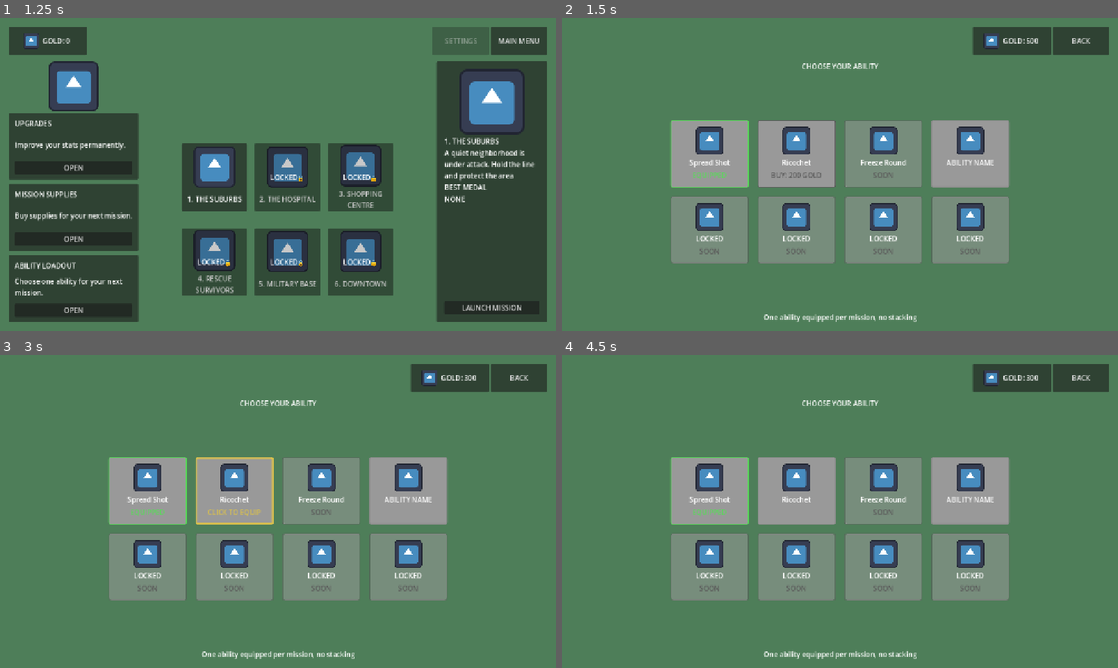
Above: before the commit, frames 1-4 (two rows, left to right).
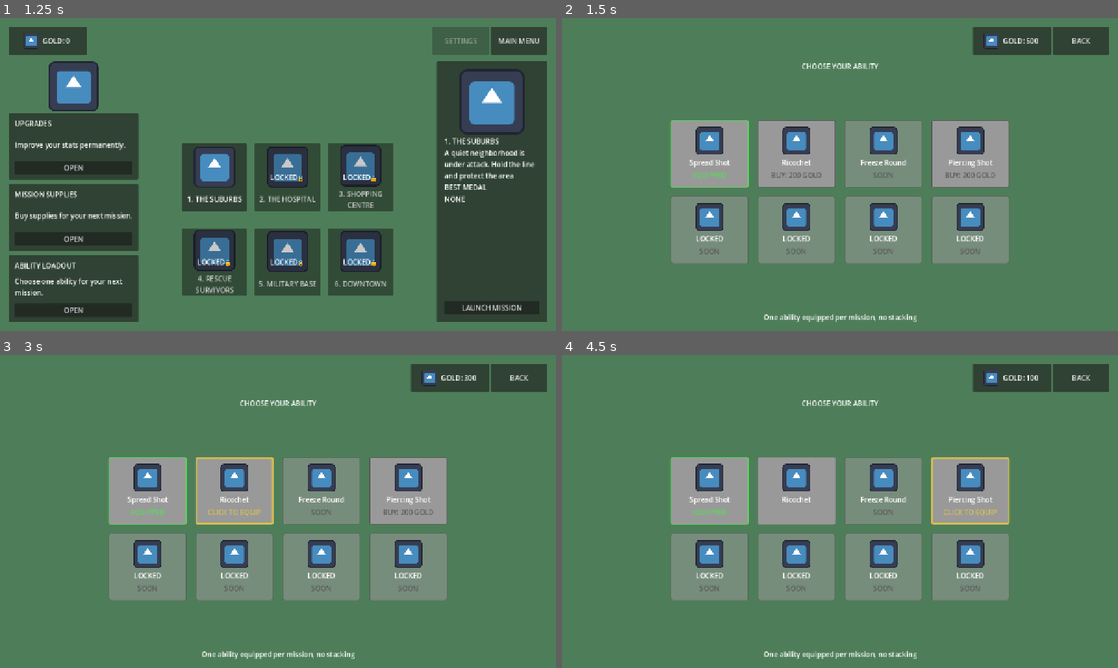
Above: after the commit, the same moments.

Repository: romartdanganan/dead-keys
Game: Godot game, scene res://scenes/ui/main_menu.tscn
Two runs of this game, one before a commit and one after it. Both use one fixed random seed, a clock stepped at 60 frames per second and the inputs below. The engine's default icon, where the game draws it, is replaced by a stand-in: a white triangle on a blue panel in a dark square.
Inputs (mouse positions are in pixels of both pictures, inside the frame that each line leads up to):
- Up to frame 1 (1.25 s): click "START" at 0.5 s
- Up to frame 2 (1.5 s): click "OPEN" at 1.25 s
- Up to frame 3 (3 s): click (150, 489) at 2 s; click (233, 489) at 2.75 s
- Up to frame 4 (4.5 s): click (884, 489) at 3.5 s; click (967, 489) at 4.25 s

Frame 1 is identical in both runs. In frame 2, 0.3% of the frame differs, in the area x 66-81%, y 32-55%; in frame 3, 0.3%; in frame 4, 0.5%, in the area x 66-85%, y 6-55%.

Commit message:
Fix ability select id and HUD fire blocking, add manual test (#38)

Diff:
--- a/scenes/missions/gameplay_prototype.tscn
+++ b/scenes/missions/gameplay_prototype.tscn
@@ -72,6 +72,7 @@
 mouse_filter = 2
 
 [node name="MissionPanel" type="PanelContainer" parent="HUD/HUDRoot" unique_id=1355168936]
+mouse_filter = 2
 custom_minimum_size = Vector2(280, 80)
 layout_mode = 1
 offset_left = 20.0
@@ -81,6 +82,7 @@
 size_flags_horizontal = 3
 
 [node name="MissionMargin" type="MarginContainer" parent="HUD/HUDRoot/MissionPanel" unique_id=1708111029]
+mouse_filter = 2
 layout_mode = 2
 theme_override_constants/margin_left = 16
 theme_override_constants/margin_top = 12
@@ -88,6 +90,7 @@
 theme_override_constants/margin_bottom = 12
 
 [node name="MissionNameLabel" type="Label" parent="HUD/HUDRoot/MissionPanel/MissionMargin" unique_id=362884432]
+mouse_filter = 2
 custom_minimum_size = Vector2(0, 40)
 layout_mode = 2
 text = "MISSION: THE SUBURBS"
@@ -95,18 +98,21 @@
 autowrap_mode = 3
 
 [node name="WallPanelAnchor" type="CenterContainer" parent="HUD/HUDRoot" unique_id=1338710707]
+mouse_filter = 2
 layout_mode = 1
 offset_top = 15.0
 offset_right = 1280.0
 offset_bottom = 95.0
 
 [node name="WallPanel" type="PanelContainer" parent="HUD/HUDRoot/WallPanelAnchor" unique_id=1806072418]
+mouse_filter = 2
 custom_minimum_size = Vector2(500, 90)
 layout_mode = 2
 size_flags_horizontal = 3
 size_flags_stretch_ratio = 1.4
 
 [node name="WallMargin" type="MarginContainer" parent="HUD/HUDRoot/WallPanelAnchor/WallPanel" unique_id=1278028382]
+mouse_filter = 2
 layout_mode = 2
 theme_override_constants/margin_left = 16
 theme_override_constants/margin_top = 10
@@ -114,23 +120,27 @@
 theme_override_constants/margin_bottom = 10
 
 [node name="WallContent" type="VBoxContainer" parent="HUD/HUDRoot/WallPanelAnchor/WallPanel/WallMargin" unique_id=484794018]
+mouse_filter = 2
 layout_mode = 2
 theme_override_constants/separation = 6
 alignment = 1
 
 [node name="WallHealthLabel" type="Label" parent="HUD/HUDRoot/WallPanelAnchor/WallPanel/WallMargin/WallContent" unique_id=215311511]
+mouse_filter = 2
 layout_mode = 2
 text = "WALL HEALTH: 100 / 100"
 horizontal_alignment = 1
 vertical_alignment = 1
 
 [node name="WallHealthBar" type="ProgressBar" parent="HUD/HUDRoot/WallPanelAnchor/WallPanel/WallMargin/WallContent" unique_id=550378873]
+mouse_filter = 2
 custom_minimum_size = Vector2(0, 28)
 layout_mode = 2
 size_flags_vertical = 1
 show_percentage = false
 
 [node name="LivesPanel" type="PanelContainer" parent="HUD/HUDRoot" unique_id=652850530]
+mouse_filter = 2
 custom_minimum_size = Vector2(260, 80)
 layout_mode = 1
 anchors_preset = 1
@@ -145,12 +155,15 @@
 size_flags_stretch_ratio = 0.9
 
 [node name="LivesMargin" type="MarginContainer" parent="HUD/HUDRoot/LivesPanel" unique_id=524424734]
+mouse_filter = 2
 layout_mode = 2
 
 [node name="LivesContent" type="VBoxContainer" parent="HUD/HUDRoot/LivesPanel/LivesMargin" unique_id=1982631515]
+mouse_filter = 2
 layout_mode = 2
 
 [node name="LivesLabel" type="Label" parent="HUD/HUDRoot/LivesPanel/LivesMargin/LivesContent" unique_id=1450119511]
+mouse_filter = 2
 layout_mode = 2
 text = "LIVES: 1"
 horizontal_alignment = 1
@@ -162,6 +175,7 @@
 alignment = 1
 
 [node name="LifeIcon1" type="TextureRect" parent="HUD/HUDRoot/LivesPanel/LivesMargin/LivesContent/LivesIcons" unique_id=1973587694]
+mouse_filter = 2
 custom_minimum_size = Vector2(48, 48)
 layout_mode = 2
 texture = ExtResource("1_hw44m")
@@ -169,6 +183,7 @@
 stretch_mode = 5
 
 [node name="LifeIcon2" type="TextureRect" parent="HUD/HUDRoot/LivesPanel/LivesMargin/LivesContent/LivesIcons" unique_id=1730912616]
+mouse_filter = 2
 modulate = Color(1, 1, 1, 0.27451)
 custom_minimum_size = Vector2(48, 48)
 layout_mode = 2
@@ -177,6 +192,7 @@
 stretch_mode = 5
 
 [node name="LifeIcon3" type="TextureRect" parent="HUD/HUDRoot/LivesPanel/LivesMargin/LivesContent/LivesIcons" unique_id=755160449]
+mouse_filter = 2
 modulate = Color(1, 1, 1, 0.27451)
 custom_minimum_size = Vector2(48, 48)
 layout_mode = 2
@@ -185,6 +201,7 @@
 stretch_mode = 5
 
 [node name="TypingPanel" type="VBoxContainer" parent="HUD/HUDRoot" unique_id=1745238665]
+mouse_filter = 2
 layout_mode = 1
 anchors_preset = 7
 anchor_left = 0.5
@@ -201,10 +218,12 @@
 alignment = 2
 
 [node name="MistakePanel" type="PanelContainer" parent="HUD/HUDRoot/TypingPanel" unique_id=574466646]
+mouse_filter = 2
 custom_minimum_size = Vector2(300, 42)
 layout_mode = 2
 
 [node name="MistakeMargin" type="MarginContainer" parent="HUD/HUDRoot/TypingPanel/MistakePanel" unique_id=1370334121]
+mouse_filter = 2
 layout_mode = 2
 theme_override_constants/margin_left = 12
 theme_override_constants/margin_top = 6
@@ -212,12 +231,14 @@
 theme_override_constants/margin_bottom = 6
 
 [node name="MistakesLabel" type="Label" parent="HUD/HUDRoot/TypingPanel/MistakePanel/MistakeMargin" unique_id=267336724]
+mouse_filter = 2
 layout_mode = 2
 text = "MISTAKES: 0 / 3"
 horizontal_alignment = 1
 vertical_alignment = 1
 
 [node name="AmmoPanel" type="PanelContainer" parent="HUD/HUDRoot" unique_id=110014454]
+mouse_filter = 2
 layout_mode = 1
 anchors_preset = 2
 anchor_top = 1.0
@@ -229,6 +250,7 @@
 grow_vertical = 0
 
 [node name="AmmoMargin" type="MarginContainer" parent="HUD/HUDRoot/AmmoPanel" unique_id=403543352]
+mouse_filter = 2
 layout_mode = 2
 theme_override_constants/margin_left = 16
 theme_override_constants/margin_top = 12
@@ -236,6 +258,7 @@
 theme_override_constants/margin_bottom = 12
 
 [node name="AmmoContent" type="HBoxContainer" parent="HUD/HUDRoot/AmmoPanel/AmmoMargin" unique_id=1510570189]
+mouse_filter = 2
 layout_mode = 2
 theme_override_constants/separation = 14
 
@@ -248,21 +271,25 @@
 stretch_mode = 5
 
 [node name="AmmoInformation" type="VBoxContainer" parent="HUD/HUDRoot/AmmoPanel/AmmoMargin/AmmoContent" unique_id=1088190230]
+mouse_filter = 2
 layout_mode = 2
 size_flags_horizontal = 3
 alignment = 1
 
 [node name="AmmoLabel" type="Label" parent="HUD/HUDRoot/AmmoPanel/AmmoMargin/AmmoContent/AmmoInformation" unique_id=1655209337]
+mouse_filter = 2
 unique_name_in_owner = true
 layout_mode = 2
 text = "AMMUNITON: "
 
 [node name="AmmoBar" type="ProgressBar" parent="HUD/HUDRoot/AmmoPanel/AmmoMargin/AmmoContent/AmmoInformation" unique_id=1402362511]
+mouse_filter = 2
 unique_name_in_owner = true
 layout_mode = 2
 max_value = 8.0
 
 [node name="CombatUtilityPanel" type="PanelContainer" parent="HUD/HUDRoot" unique_id=1848018688]
+mouse_filter = 2
 layout_mode = 1
 anchors_preset = 3
 anchor_left = 1.0
@@ -277,62 +304,76 @@
 grow_vertical = 0
 
 [node name="CombatUtilityMargin" type="MarginContainer" parent="HUD/HUDRoot/CombatUtilityPanel" unique_id=615586060]
+mouse_filter = 2
 layout_mode = 2
 
 [node name="CombatUtilityContent" type="VBoxContainer" parent="HUD/HUDRoot/CombatUtilityPanel/CombatUtilityMargin" unique_id=707121322]
+mouse_filter = 2
 layout_mode = 2
 theme_override_constants/separation = 10
 
 [node name="AbilitySection" type="VBoxContainer" parent="HUD/HUDRoot/CombatUtilityPanel/CombatUtilityMargin/CombatUtilityContent" unique_id=1791033459]
+mouse_filter = 2
 layout_mode = 2
 
 [node name="AbilityHeadingLabel" type="Label" parent="HUD/HUDRoot/CombatUtilityPanel/CombatUtilityMargin/CombatUtilityContent/AbilitySection" unique_id=1374394833]
+mouse_filter = 2
 layout_mode = 2
 text = "ABILITY"
 horizontal_alignment = 1
 
 [node name="AbilityNameLabel" type="Label" parent="HUD/HUDRoot/CombatUtilityPanel/CombatUtilityMargin/CombatUtilityContent/AbilitySection" unique_id=1407423609]
+mouse_filter = 2
 layout_mode = 2
 text = "SOME ABILITY"
 horizontal_alignment = 1
 
 [node name="ProgressBar" type="ProgressBar" parent="HUD/HUDRoot/CombatUtilityPanel/CombatUtilityMargin/CombatUtilityContent/AbilitySection" unique_id=808598935]
+mouse_filter = 2
 custom_minimum_size = Vector2(0, 28)
 layout_mode = 2
 max_value = 5.0
 show_percentage = false
 
 [node name="AbilityStatusLabel" type="Label" parent="HUD/HUDRoot/CombatUtilityPanel/CombatUtilityMargin/CombatUtilityContent/AbilitySection" unique_id=688955756]
+mouse_filter = 2
 layout_mode = 2
 text = "COMBO: 0 / 5"
 
 [node name="UtilitySeparator" type="HSeparator" parent="HUD/HUDRoot/CombatUtilityPanel/CombatUtilityMargin/CombatUtilityContent" unique_id=2052723228]
+mouse_filter = 2
 layout_mode = 2
 
 [node name="SupplySection" type="VBoxContainer" parent="HUD/HUDRoot/CombatUtilityPanel/CombatUtilityMargin/CombatUtilityContent" unique_id=1438571328]
+mouse_filter = 2
 layout_mode = 2
 
 [node name="SupplyHeadingLabel" type="Label" parent="HUD/HUDRoot/CombatUtilityPanel/CombatUtilityMargin/CombatUtilityContent/SupplySection" unique_id=1069520224]
+mouse_filter = 2
 layout_mode = 2
 text = "CALL SUPPLY"
 horizontal_alignment = 1
 
 [node name="SupplySlots" type="HBoxContainer" parent="HUD/HUDRoot/CombatUtilityPanel/CombatUtilityMargin/CombatUtilityContent/SupplySection" unique_id=1833255055]
+mouse_filter = 2
 layout_mode = 2
 theme_override_constants/separation = 12
 alignment = 1
 
 [node name="SupplySlot1" type="Control" parent="HUD/HUDRoot/CombatUtilityPanel/CombatUtilityMargin/CombatUtilityContent/SupplySection/SupplySlots" unique_id=1549309498]
+mouse_filter = 2
 custom_minimum_size = Vector2(60, 78)
 layout_mode = 2
 
 [node name="SlotPanel" type="PanelContainer" parent="HUD/HUDRoot/CombatUtilityPanel/CombatUtilityMargin/CombatUtilityContent/SupplySection/SupplySlots/SupplySlot1" unique_id=396512928]
+mouse_filter = 2
 custom_minimum_size = Vector2(60, 60)
 layout_mode = 1
 offset_right = 60.0
 offset_bottom = 60.0
 
 [node name="SlotMargin" type="MarginContainer" parent="HUD/HUDRoot/CombatUtilityPanel/CombatUtilityMargin/CombatUtilityContent/SupplySection/SupplySlots/SupplySlot1/SlotPanel" unique_id=593189609]
+mouse_filter = 2
 layout_mode = 2
 theme_override_constants/margin_left = 6
 theme_override_constants/margin_top = 6
@@ -355,22 +396,26 @@
 mouse_filter = 2
 
 [node name="NumberLabel" type="Label" parent="HUD/HUDRoot/CombatUtilityPanel/CombatUtilityMargin/CombatUtilityContent/SupplySection/SupplySlots/SupplySlot1/NumberBadge" unique_id=540017015]
+mouse_filter = 2
 layout_mode = 2
 text = "1"
 horizontal_alignment = 1
 vertical_alignment = 1
 
 [node name="SupplySlot2" type="Control" parent="HUD/HUDRoot/CombatUtilityPanel/CombatUtilityMargin/CombatUtilityContent/SupplySection/SupplySlots" unique_id=965002826]
+mouse_filter = 2
 custom_minimum_size = Vector2(60, 78)
 layout_mode = 2
 
 [node name="SlotPanel" type="PanelContainer" parent="HUD/HUDRoot/CombatUtilityPanel/CombatUtilityMargin/CombatUtilityContent/SupplySection/SupplySlots/SupplySlot2" unique_id=962987273]
+mouse_filter = 2
 custom_minimum_size = Vector2(60, 60)
 layout_mode = 1
 offset_right = 60.0
 offset_bottom = 60.0
 
 [node name="SlotMargin" type="MarginContainer" parent="HUD/HUDRoot/CombatUtilityPanel/CombatUtilityMargin/CombatUtilityContent/SupplySection/SupplySlots/SupplySlot2/SlotPanel" unique_id=824617392]
+mouse_filter = 2
 layout_mode = 2
 theme_override_constants/margin_left = 6
 theme_override_constants/margin_top = 6
@@ -394,22 +439,26 @@
 mouse_filter = 2
 
 [node name="NumberLabel" type="Label" parent="HUD/HUDRoot/CombatUtilityPanel/CombatUtilityMargin/CombatUtilityContent/SupplySection/SupplySlots/SupplySlot2/NumberBadge" unique_id=7095303]
+mouse_filter = 2
 layout_mode = 2
 text = "2"
 horizontal_alignment = 1
 vertical_alignment = 1
 
 [node name="SupplySlot3" type="Control" parent="HUD/HUDRoot/CombatUtilityPanel/CombatUtilityMargin/CombatUtilityContent/SupplySection/SupplySlots" unique_id=146857344]
+mouse_filter = 2
 custom_minimum_size = Vector2(60, 78)
 layout_mode = 2
 
 [node name="SlotPanel" type="PanelContainer" parent="HUD/HUDRoot/CombatUtilityPanel/CombatUtilityMargin/CombatUtilityContent/SupplySection/SupplySlots/SupplySlot3" unique_id=382852806]
+mouse_filter = 2
 custom_minimum_size = Vector2(60, 60)
 layout_mode = 1
 offset_right = 60.0
 offset_bottom = 60.0
 
 [node name="SlotMargin" type="MarginContainer" parent="HUD/HUDRoot/CombatUtilityPanel/CombatUtilityMargin/CombatUtilityContent/SupplySection/SupplySlots/SupplySlot3/SlotPanel" unique_id=1325245210]
+mouse_filter = 2
 layout_mode = 2
 theme_override_constants/margin_left = 6
 theme_override_constants/margin_top = 6
@@ -433,6 +482,7 @@
 mouse_filter = 2
 
 [node name="NumberLabel" type="Label" parent="HUD/HUDRoot/CombatUtilityPanel/CombatUtilityMargin/CombatUtilityContent/SupplySection/SupplySlots/SupplySlot3/NumberBadge" unique_id=199213074]
+mouse_filter = 2
 layout_mode = 2
 text = "3"
 horizontal_alignment = 1
@@ -449,6 +499,7 @@
 text = "RETURN TO HUB"
 
 [node name="SupplyCallLabel" type="Label" parent="HUD/HUDRoot" unique_id=1761266415]
+mouse_filter = 2
 layout_mode = 1
 offset_left = 1000.0
 offset_top = 320.0
--- a/scenes/ui/ability_select.tscn
+++ b/scenes/ui/ability_select.tscn
@@ -101,7 +101,7 @@
 ability_id = "ability_3"
 
 [node name="AbilityRow4" parent="MainMargin/MainLayout/GridArea/RowsContainer" unique_id=2134996650 instance=ExtResource("2_row")]
-ability_id = "ability_4"
+ability_id = "piercing_shot"
 
 [node name="AbilityRow5" parent="MainMargin/MainLayout/GridArea/RowsContainer" unique_id=678928303 instance=ExtResource("2_row")]
 ability_id = "ability_5"
Not shown, added: tests/manual/piercing_shot_ability_and_hud_fire_through_fix_test_2026-09-07.md
